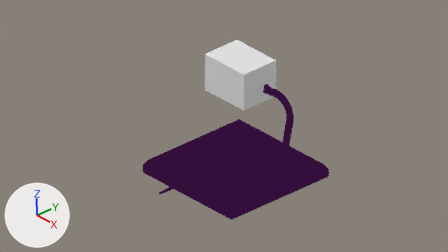
A saved change to the Blender file assets/levels.blend.
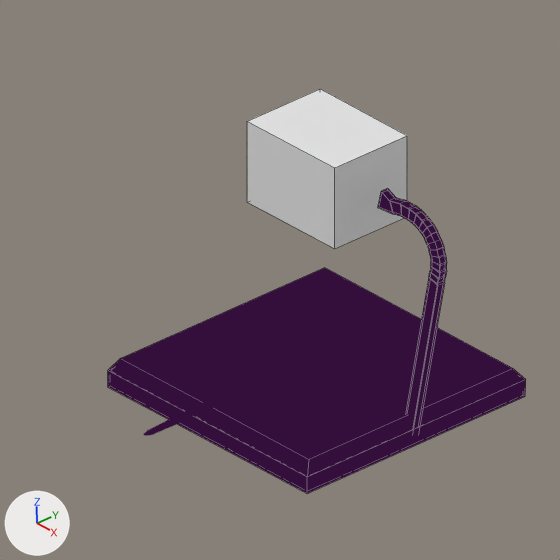
Each version is shown from the file's camera 'Camera', then close up on the part from 21% to 77% of the width and 0% to 99% of the height. Lighting does not change. The marker at lower left points along +X, +Y and +Z. The close-ups show mesh edges as thin lines.

Objects in the first close-up: 'Cube', 'Cube.002', 'rat', 'tile'.
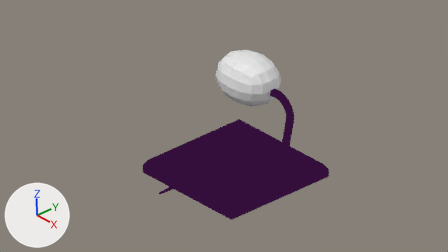
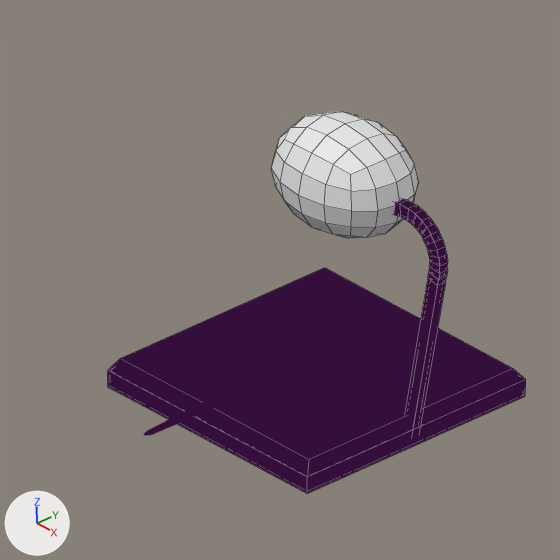
What changed in the scene script:
```text
Change me_cube_004:
    used by ob_cube_002; location = (0.079, 0.0, -0.246); rotation_euler = (0.637, 0.0, -1.571), in degrees (36, 0, -90); scale = (0.366, 0.543, 0.863)
    remove me_cube_004.from_pydata(...)  # 64 vertices, 63 faces; spans x -0.037..0.037, y 0.704..1.85, z -0.14..0.805
    add me_cube_004.from_pydata(...)  # 64 vertices, 63 faces; spans x 0.359..0.632, y -0.013..0.013, z -0.096..0.806
    me_cube_004 part 1: 64 of 64 vertices moved; they spanned x -0.037..0.037, y 0.704..1.85, z -0.14..0.805 and now span x 0.359..0.632, y -0.013..0.013, z -0.096..0.806; mean shift (0.533, -1.667, 0.129); largest move (0.037, 1.85, 0.545) -> (0.606, -0.013, 0.73)
Change ob_cube:
    ob_cube.location: (0.054, 0.0, 0.781) -> (0.142, 0.0, 0.794)
    ob_cube.scale: (1.27, 1.27, 1.27) -> (1.92, 1.92, 1.92)
    add _m = ob_cube.modifiers.new('Subdivision', 'SUBSURF')
    add _m.levels = 2
Change ob_cube_002:
    ob_cube_002.rotation_euler: (0.637, 0.0, -1.571) -> (0.0, 0.0, 0.0)  # degrees (36, 0, -90) -> degrees (0, 0, 0)
    ob_cube_002.scale: (0.366, 0.543, 0.863) -> (1.0, 1.0, 1.0)
    ob_cube_002.location: (0.079, 0.0, -0.246) -> (0.0, 0.0, 0.0)
```

Where the change shows, as pixel boxes (x1, y1, x2, y2) in the close-ups (560 x 560 px):
'Cube', moved, rescaled, modifiers changed (7% narrower, 21% shorter)
    before: (247, 89, 407, 249)
    after: (271, 112, 419, 238)
'Cube.002', reshaped, moved, turned, rescaled
    before: (378, 188, 447, 429)
    after: (394, 199, 448, 430)
